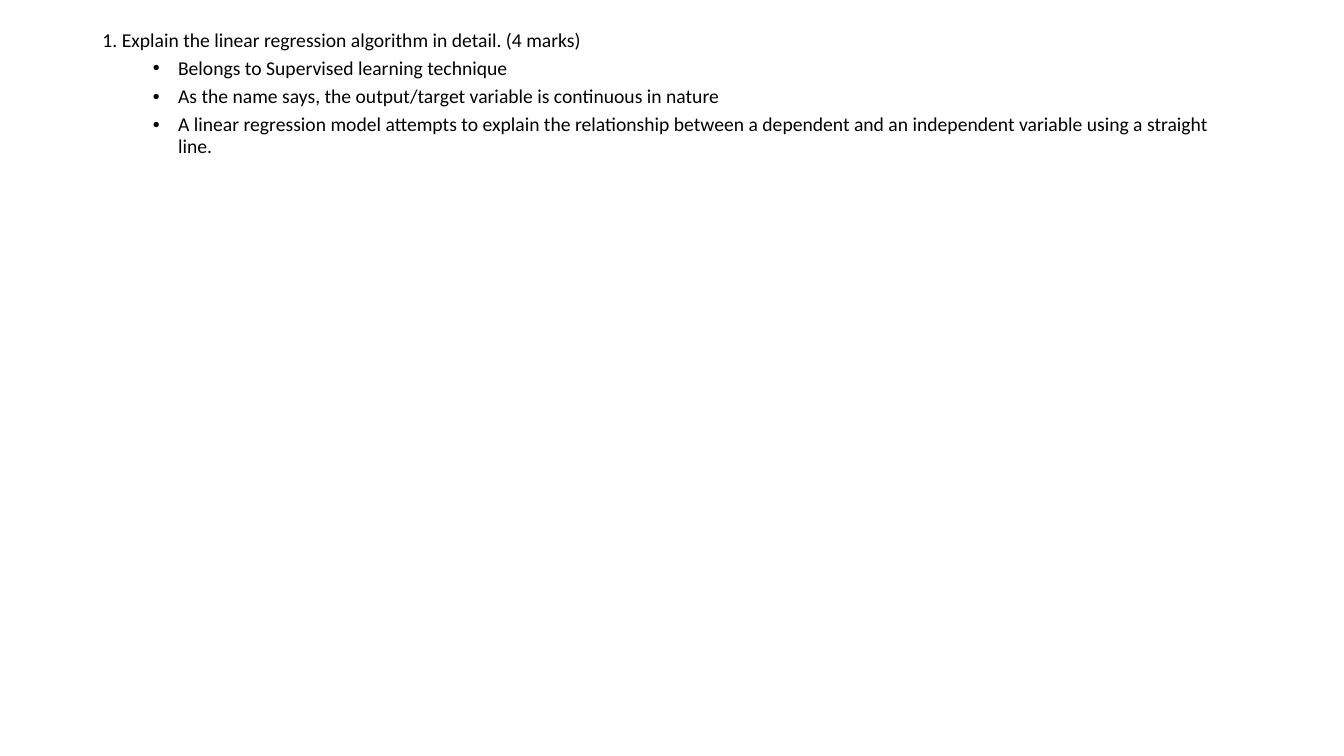
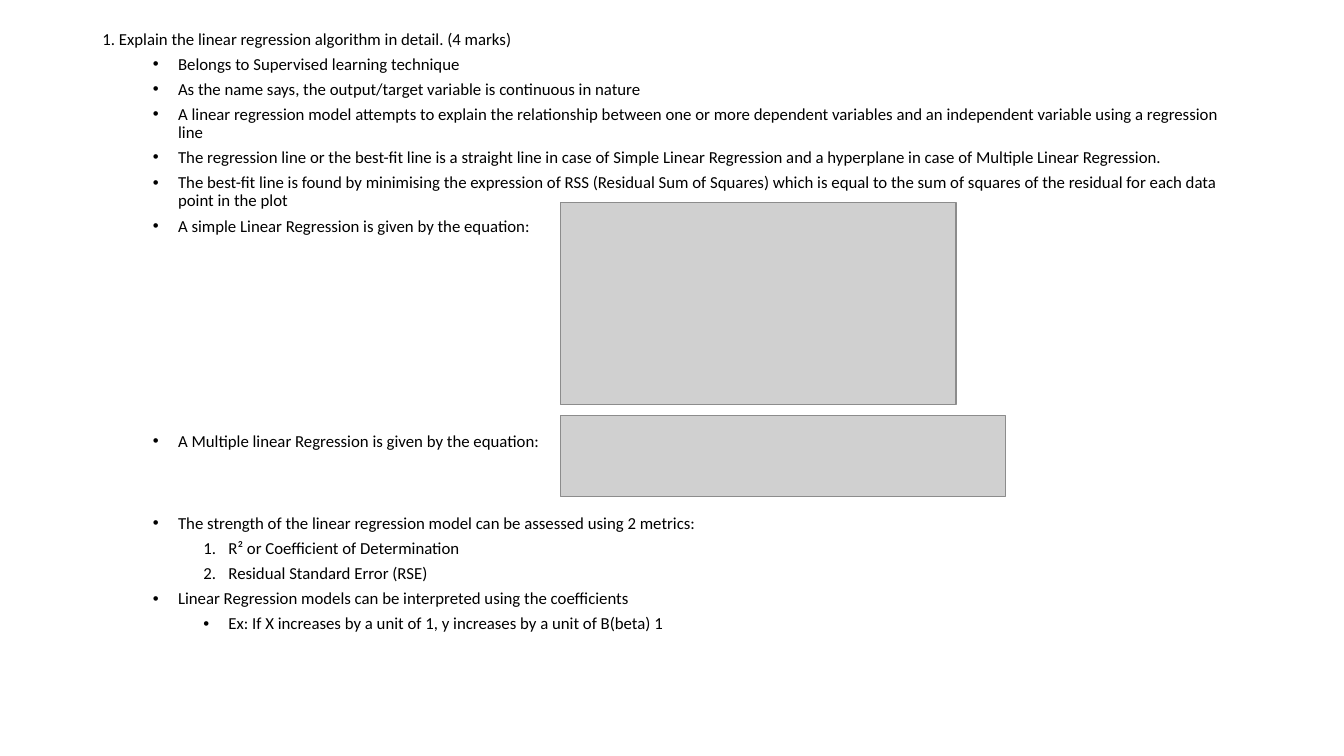
Before and after one commit to krishnajiraoh/upGrad_linear_regression_assignment, a slide deck: slide 7 of Subjective Questions.pptx (slide 6 before the commit). Drawn at 1344x756 pixels with LibreOffice and Linux fonts; fonts in the diff are those of the drawing; grey boxes stand for pictures. Boxes give left, top, right and bottom in pixels: in the first picture for what was removed or moved away, otherwise in the second. Text is boxed around its words. In the diff, an @@ line names an element or a change of style, - is before the commit and + after.

```diff
--- a/Subjective Questions.pptx
+++ b/Subjective Questions.pptx
@@ text at (102,33,640,98): size 14 to 12 pt in "1. Explain the linear regression algorithm in ...", "Belongs to Supervised learning technique", "As the name says, the output/target variable ..." @@
@@ text at (178,108,1217,632): text changed; size 14 to 12 pt @@
-  • A linear regression model attempts to explain the relationship between a dependent and an independent variable using a straight line.
+  • A linear regression model attempts to explain the relationship between one or more dependent variables and an independent variable using a regression line
+  • The regression line or the best-fit line is a straight line in case of Simple Linear Regression and a hyperplane in case of Multiple Linear Regression.
+  • The best-fit line is found by minimising the expression of RSS (Residual Sum of Squares) which is equal to the sum of squares of the residual for each data point in the plot
+  • A simple Linear Regression is given by the equation:
+  • A Multiple linear Regression is given by the equation:
+  • The strength of the linear regression model can be assessed using 2 metrics:
+    1. R² or Coefficient of Determination
+    2. Residual Standard Error (RSE)
+  • Linear Regression models can be interpreted using the coefficients
+    • Ex: If X increases by a unit of 1, y increases by a unit of B(beta) 1
@@ picture added at (561,203,957,404) @@
@@ picture added at (561,415,1006,496) @@
```
Also in this commit, not shown: 1 other slide changed, 1 slide added.
